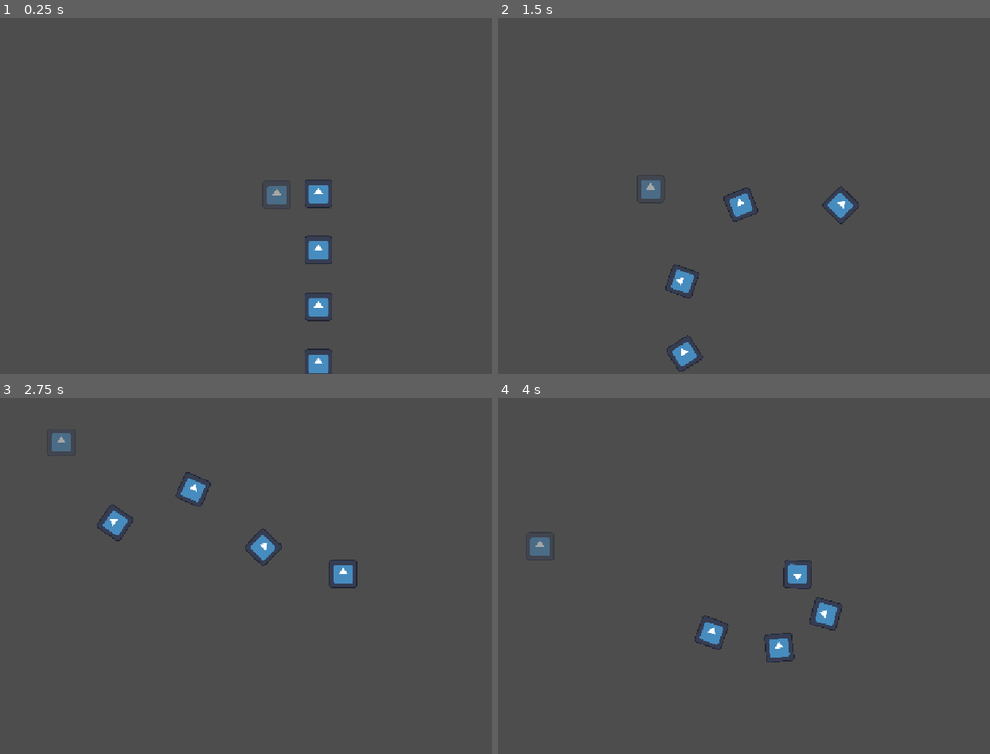
Above: before the commit, frames 1-4 (two rows, left to right).
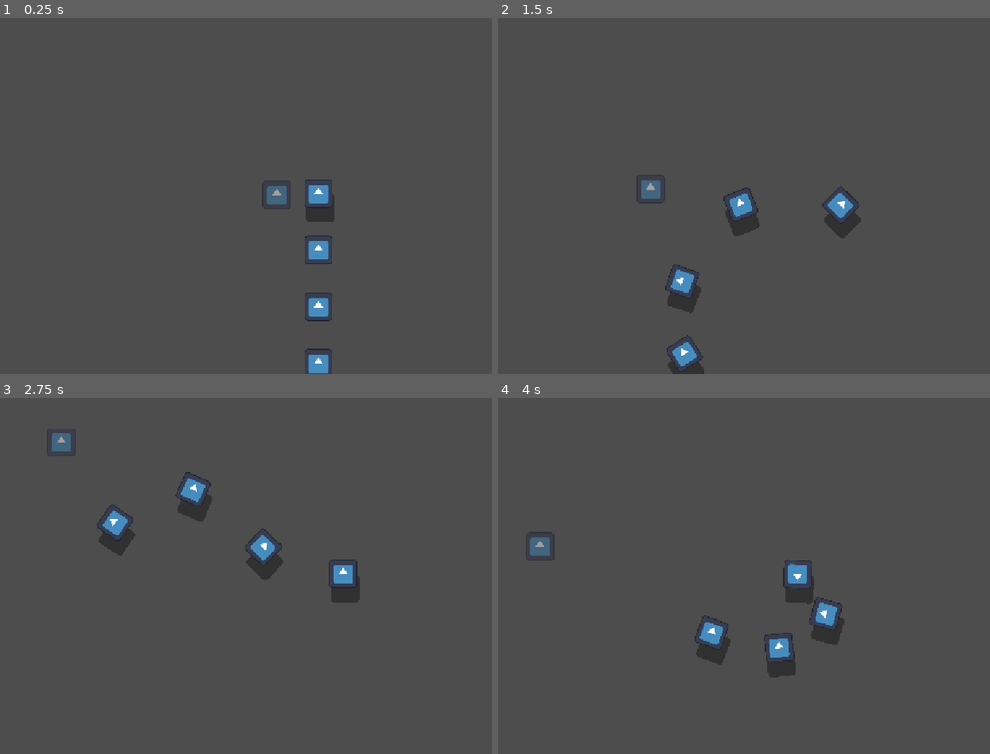
Above: after the commit, the same moments.

Repository: michaelaudrey777-boop/Hands-On
Game: Godot game, scene res://scenes/main.tscn
The game is run twice, just before and just after one commit, with the same random seed, the same clock (stepped at 60 frames per second) and the same inputs. The engine's default icon, where the game draws it, is replaced by a stand-in: a white triangle on a blue panel in a dark square.
Inputs:
- Up to frame 1 (0.25 s): no input
- Up to frame 2 (1.5 s): hold D (Right) 0.53-1.28 s; hold S (Down) from 1.28 s (still down)
- Up to frame 3 (2.75 s): release S (Down) at 2.03 s; hold D (Right) from 2.03 s (still down)
- Up to frame 4 (4 s): release D (Right) at 2.78 s; hold W (Up) 2.78-3.53 s; hold A (Left) from 3.53 s (still down)

The runs differ from the first frame. In frame 1, 0.2% of the frame differs, in the area x 62-68%, y 49-58%; in frame 2, 0.9%; in frame 3, 1.0%, in the area x 20-74%, y 27-58%; in frame 4, 1.0%.

Commit message:
added shadows

Diff:
--- a/ant-icipate/ant_follower.gd
+++ b/ant-icipate/ant_follower.gd
@@ -4,6 +4,10 @@
 @export var follow_distance: float = 128.0
 @export var move_speed: float = 400.0
 @export var turn_speed: float = 12.0
+
+@export var shadow_offset: Vector2 = Vector2(5, 8)
+@onready var sprite: Sprite2D = $Sprite2D
+@onready var shadow: Sprite2D = $Shadow
 
 var target: Node2D = null
 var position_history: Array[Vector2] = []
@@ -31,6 +35,8 @@
 		rotation = lerp_angle(rotation, direction.angle(), turn_speed * delta)
 		global_position = global_position.move_toward(delayed_target_pos, move_speed * delta)
 
+	shadow.global_position = sprite.global_position + shadow_offset
+
 func set_target(new_target: Node2D) -> void:
 	target = new_target
 	position_history.clear()
--- a/ant-icipate/scenes/ant_follower.tscn
+++ b/ant-icipate/scenes/ant_follower.tscn
@@ -8,7 +8,13 @@
 
 [node name="Ant_follower" type="Area2D" unique_id=606158279]
 script = ExtResource("1_xvavd")
-follow_distance = 128.0
+shadow_offset = Vector2(4, 33)
+
+[node name="Shadow" type="Sprite2D" parent="." unique_id=894866759]
+modulate = Color(0, 0, 0, 0.3529412)
+position = Vector2(0, -33)
+scale = Vector2(0.5, 0.5)
+texture = ExtResource("2_nja82")
 
 [node name="Sprite2D" type="Sprite2D" parent="." unique_id=466855707]
 position = Vector2(0, -33)
--- a/ant-icipate/scenes/ant_leader.tscn
+++ b/ant-icipate/scenes/ant_leader.tscn
@@ -10,6 +10,13 @@
 [node name="Ant_leader" type="CharacterBody2D" unique_id=1506983490]
 script = ExtResource("1_ybn63")
 follower_scene = ExtResource("2_g8mh1")
+shadow_offset = Vector2(4, 33)
+
+[node name="Shadow" type="Sprite2D" parent="." unique_id=81208844]
+modulate = Color(0, 0, 0, 0.3529412)
+position = Vector2(0, -33)
+scale = Vector2(0.5, 0.5)
+texture = ExtResource("2_cjlpn")
 
 [node name="Sprite2D" type="Sprite2D" parent="." unique_id=1326260948]
 position = Vector2(0, -33)
--- a/ant-icipate/scripts/ant_leader.gd
+++ b/ant-icipate/scripts/ant_leader.gd
@@ -9,6 +9,10 @@
 @export var follower_scene: PackedScene
 @export var starting_followers: int = 3
 @export var max_followers: int = 10
+
+@export var shadow_offset: Vector2 = Vector2(8,12)
+@onready var sprite: Sprite2D = $Sprite2D
+@onready var shadow: Sprite2D = $Shadow
 
 var followers: Array[Node2D] = []
 
@@ -22,6 +26,8 @@
 
 	if velocity.length() > 10.0:
 		rotation = lerp_angle(rotation, velocity.angle(), turn_speed * delta)
+
+	shadow.global_position = sprite.global_position + shadow_offset
 
 	move_and_slide()
 
